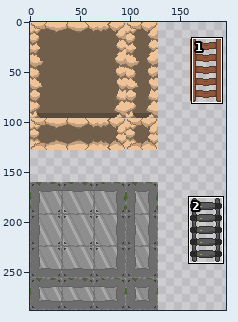
Sprite sheet -- After Woods/Assets/Resources/Sprites/Tileset.png. The picture above shows the old version from afar; the outline marks the close-up.
Close-up. Before the edit:
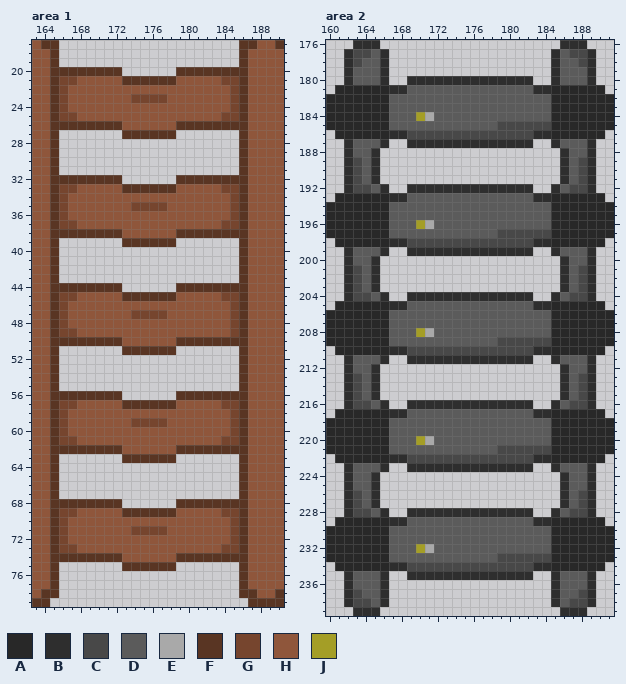
The file is 256x288 pixels. Colours within 5 levels of each other are drawn and written as one. Shown: area 1: x 163..190, y 17..79; area 2: x 160..191, y 176..239. The wide view leaves out empty margins.
Palette (. is transparent): A #282828  B #2e2e2e  C #484848  D #5b5b5b  E #a9a9a9  F #593523  G #76452e  H #8f563b  J #a49e26
Pixels before, area 1, first column x 163:
17 HFF....................FFHHF
18 HHF....................FHHHH
19 HHF....................FHHHH
20 HHFFFFFFFF......FFFFFFFFHHHH
21 HHFGGHHHHHFFFFFFHHHHHGGFHHHH
22 HHFGHHHHHHHHHHHHHHHHHHGFHHHH
23 HHFGHHHHHHHGGGGHHHHHHHGFHHHH
24 HHFGHHHHHHHHHHHHHHHHHHGFHHHH
25 HHFGGHHHHHHHHHHHHHHHHGGFHHHH
26 HHFFFFFFFFHHHHHHFFFFFFFFHHHH
27 HHF.......FFFFFF.......FHHHH
28 HHF....................FHHHH
29 HHF....................FHHHH
30 HHF....................FHHHH
31 HHF....................FHHHH
32 HHFFFFFFFF......FFFFFFFFHHHH
33 HHFGGHHHHHFFFFFFHHHHHGGFHHHH
34 HHFGHHHHHHHHHHHHHHHHHHGFHHHH
35 HHFGHHHHHHHGGGGHHHHHHHGFHHHH
36 HHFGHHHHHHHHHHHHHHHHHHGFHHHH
37 HHFGGHHHHHHHHHHHHHHHHGGFHHHH
38 HHFFFFFFFFHHHHHHFFFFFFFFHHHH
39 HHF.......FFFFFF.......FHHHH
40 HHF....................FHHHH
41 HHF....................FHHHH
42 HHF....................FHHHH
43 HHF....................FHHHH
44 HHFFFFFFFF......FFFFFFFFHHHH
45 HHFGGHHHHHFFFFFFHHHHHGGFHHHH
46 HHFGHHHHHHHHHHHHHHHHHHGFHHHH
47 HHFGHHHHHHHGGGGHHHHHHHGFHHHH
48 HHFGHHHHHHHHHHHHHHHHHHGFHHHH
49 HHFGGHHHHHHHHHHHHHHHHHGFHHHH
50 HHFFFFFFFFHHHHHHFFFFFFFFHHHH
51 HHF.......FFFFFF.......FHHHH
52 HHF....................FHHHH
53 HHF....................FHHHH
54 HHF....................FHHHH
55 HHF....................FHHHH
56 HHFFFFFFFF......FFFFFFFFHHHH
57 HHFGGHHHHHFFFFFFHHHHHGGFHHHH
58 HHFGHHHHHHHHHHHHHHHHHHGFHHHH
59 HHFGHHHHHHHGGGGHHHHHHHGFHHHH
60 HHFGHHHHHHHHHHHHHHHHHHGFHHHH
61 HHFGGHHHHHHHHHHHHHHHHGGFHHHH
62 HHFFFFFFFFHHHHHHFFFFFFFFHHHH
63 HHF.......FFFFFF.......FHHHH
64 HHF....................FHHHH
65 HHF....................FHHHH
66 HHF....................FHHHH
67 HHF....................FHHHH
68 HHFFFFFFFF......FFFFFFFFHHHH
69 HHFGGHHHHHFFFFFFHHHHHGGFHHHH
70 HHFGHHHHHHHHHHHHHHHHHHGFHHHH
71 HHFGHHHHHHHGGGGHHHHHHHGFHHHH
72 HHFGHHHHHHHHHHHHHHHHHHGFHHHH
73 HHFGGHHHHHHHHHHHHHHHHGGFHHHH
74 HHFFFFFFFFHHHHHHFFFFFFFFHHHH
75 HHF.......FFFFFF.......FHHHH
76 HHF....................FHHHH
77 HHF....................FHHHH
78 HFF....................FFHHF
79 FF......................FFFF
Pixels before, area 2, first column x 160:
176 ...BBB....................BBB...
177 ..BCCDB..................BDCCB..
178 ..BCDDB..................BDDCB..
179 ..BDDDB..................BDDDB..
180 ..BDDDB..BBBBBBBBBBBBBB..BDDDB..
181 .AAAAAABBDDDDDDDDDDDDDDBBAAAAAA.
182 AAAAAAADDDDDDDDDDDDDDDDDDAAAAAAA
183 AAAAAAADDDDDDDDDDDDDDDDDDAAAAAAA
184 AAAAAAADDDJEDDDDDDDDDDDDDAAAAAAA
185 AAAAAAADDDDDDDDDDDDCCCCCCAAAAAAA
186 .AAAAAABBCCCCCCCCCCCCCCBBAAAAAA.
187 ..BDDDB..BBBBBBBBBBBBBB..BDDDB..
188 ..BDDB....................BDDB..
189 ..BCDB....................BDCB..
190 ..BCDB....................BDCB..
191 ..BCDB....................BDCB..
192 ..BCCDB..BBBBBBBBBBBBBB..BDCCB..
193 .AAAAAABBDDDDDDDDDDDDDDBBAAAAAA.
194 AAAAAAADDDDDDDDDDDDDDDDDDAAAAAAA
195 AAAAAAADDDDDDDDDDDDDDDDDDAAAAAAA
196 AAAAAAADDDJEDDDDDDDDDDDDDAAAAAAA
197 AAAAAAADDDDDDDDDDDDCCCCCCAAAAAAA
198 .AAAAAABBCCCCCCCCCCCCCCBBAAAAAA.
199 ..BDDDB..BBBBBBBBBBBBBB..BDDDB..
200 ..BDDB....................BDDB..
201 ..BCDB....................BDCB..
202 ..BCDB....................BDCB..
203 ..BCDB....................BDCB..
204 ..BCCDB..BBBBBBBBBBBBBB..BDCCB..
205 .AAAAAABBDDDDDDDDDDDDDDBBAAAAAA.
206 AAAAAAADDDDDDDDDDDDDDDDDDAAAAAAA
207 AAAAAAADDDDDDDDDDDDDDDDDDAAAAAAA
208 AAAAAAADDDJEDDDDDDDDDDDDDAAAAAAA
209 AAAAAAADDDDDDDDDDDDCCCCCCAAAAAAA
210 .AAAAAABBCCCCCCCCCCCCCCBBAAAAAA.
211 ..BDDDB..BBBBBBBBBBBBBB..BDDDB..
212 ..BDDB....................BDDB..
213 ..BCDB....................BDCB..
214 ..BCDB....................BDCB..
215 ..BCDB....................BDCB..
216 ..BCCDB..BBBBBBBBBBBBBB..BDCCB..
217 .AAAAAABBDDDDDDDDDDDDDDBBAAAAAA.
218 AAAAAAADDDDDDDDDDDDDDDDDDAAAAAAA
219 AAAAAAADDDDDDDDDDDDDDDDDDAAAAAAA
220 AAAAAAADDDJEDDDDDDDDDDDDDAAAAAAA
221 AAAAAAADDDDDDDDDDDDCCCCCCAAAAAAA
222 .AAAAAABBCCCCCCCCCCCCCCBBAAAAAA.
223 ..BDDDB..BBBBBBBBBBBBBB..BDDDB..
224 ..BDDB....................BDDB..
225 ..BDDB....................BDDB..
226 ..BCDB....................BDCB..
227 ..BCDB....................BDCB..
228 ..BCCDB..BBBBBBBBBBBBBB..BDCCB..
229 .AAAAAABBDDDDDDDDDDDDDDBBAAAAAA.
230 AAAAAAADDDDDDDDDDDDDDDDDDAAAAAAA
231 AAAAAAADDDDDDDDDDDDDDDDDDAAAAAAA
232 AAAAAAADDDJEDDDDDDDDDDDDDAAAAAAA
233 AAAAAAADDDDDDDDDDDDCCCCCCAAAAAAA
234 .AAAAAABBCCCCCCCCCCCCCCBBAAAAAA.
235 ..BDDDB..BBBBBBBBBBBBBB..BDDDB..
236 ..BDDDB..................BDDDB..
237 ..BCDDB..................BDDCB..
238 ..BCCDB..................BDCCB..
239 ...BBB....................BBB...
Now the later version:
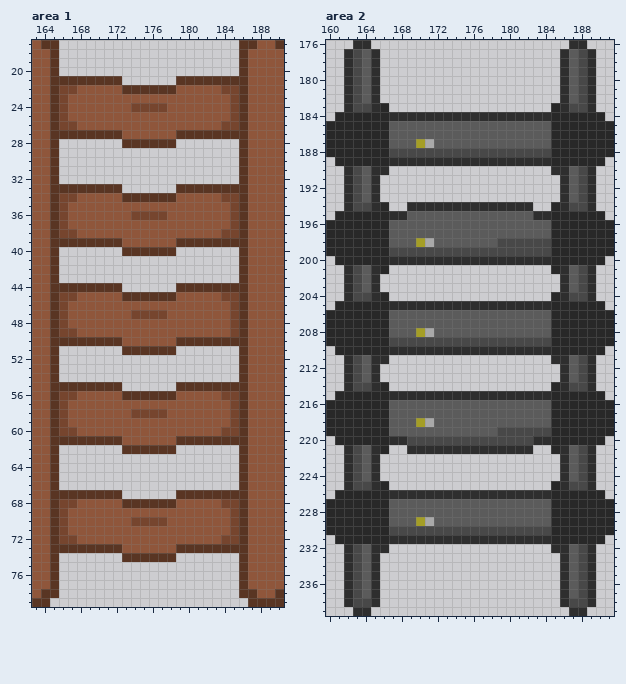
Changes in this commit:
Changed rows in their new state; - is an unchanged pixel.
Area 1:
first column x 166:
20 .......------.......
21 FFFFFFF......FFFFFFF
22 -G-----FFFFFF-----G-
23 --------HHHH--------
24 --------GGGG--------
25 -H----------------H-
26 GGHHHHH------HHHHHGG
27 FFFFFFFHHHHHHFFFFFFF
28 -------FFFFFF-------
first column x 166:
32 .......------.......
33 FFFFFFF......FFFFFFF
34 -G-----FFFFFF-----G-
35 --------HHHH--------
36 --------GGGG--------
37 -H----------------H-
38 GGHHHHH------HHHHHGG
39 FFFFFFFHHHHHHFFFFFFF
40 -------FFFFFF-------
first column x 166:
55 FFFFFFF------FFFFFFF
56 GGHHHHHFFFFFFHHHHHGG
57 -H-----HHHHHH-----H-
58 --------GGGG--------
59 --------HHHH--------
60 -G----------------G-
61 FFFFFFF------FFFFFFF
62 .......FFFFFF.......
63 -------......-------
first column x 166:
67 FFFFFFF------FFFFFFF
68 GGHHHHHFFFFFFHHHHHGG
69 -H-----HHHHHH-----H-
70 --------GGGG--------
71 --------HHHH--------
72 -G----------------G-
73 FFFFFFF------FFFFFFF
74 .......FFFFFF.......
75 -------......-------
Area 2:
first column x 160:
176 -----.--------------------.-----
177 ----DB.------------------.BD----
178 -----B.------------------.B-----
179 ---C-B.------------------.B-C---
180 ---C-B.--..............--.B-C---
181 -.BCDB....................BDCB.-
182 ..BCDB....................BDCB..
183 ..BCCB-..................-BCCB..
184 .------BBBBBBBBBBBBBBBBBB------.
185 -------------------DDDDDD-------
186 A------DDDDDDDDDDDDDDDDDD------A
187 AAAAAAADDDJEDDDDDDDDDDDDDAAAAAAA
188 AAAAAAACCCCCCCCCCCCCCCCCCAAAAAAA
189 -AAAAAABBBBBBBBBBBBBBBBBBAAAAAA-
190 ------B------------------B------
192 ----DB.--..............--.BD----
193 -.BCDB....................BDCB.-
194 ..BCCB-..BBBBBBBBBBBBBB..-BCCB..
195 .------BB--------------BB------.
196 ----------DD--------------------
197 -------------------DDDDDD-------
198 A------DDDJEDDDDDDD----CC------A
199 AAAAAAACCCCCCCCCCCCCCCCCCAAAAAAA
200 -AAAAAABBBBBBBBBBBBBBBBBBAAAAAA-
201 ------A------------------A------
204 -----BA--..............--AB-----
205 ---------BBBBBBBBBBBBBB---------
first column x 160:
209 -------CCCCCCCCCCCC-------------
210 ---------BBBBBBBBBBBBBB---------
211 ---C-B---..............---B-C---
212 ---C------------------------C---
214 ----C-A------------------A-C----
215 -AAAAAABBBBBBBBBBBBBBBBBBAAAAAA-
216 AAAAAAADDDDDDDDDDDDDDDDDDAAAAAAA
217 A------DD--------------DD------A
218 ----------JE--------------------
219 -------------------CCCCCC-------
220 .------BBCCCCCCCCCCCCCCBB------.
221 ..BCDB-..BBBBBBBBBBBBBB..-BDCB..
222 -.BCDB....................BDCB.-
223 ---C-B.--..............--.B-C---
224 ---C------------------------C---
225 ---CC-A------------------A-CC---
226 -AAAAAABBBBBBBBBBBBBBBBBBAAAAAA-
227 AAAAAAADDDDDDDDDDDDDDDDDDAAAAAAA
228 AAAAAAADDDDDDDDDDDDDDDDDDAAAAAAA
229 A------DD-JE-----------DD------A
230 -------CCCCCCCCCCCCCCCCCC-------
231 .------BBBBBBBBBBBBBBBBBB------.
232 ..BCDBB..................BBDCB..
233 ..BCDB....................BDCB..
234 -.BCDB....................BDCB.-
235 ---C-B.--..............--.B-C---
236 ---C-B.------------------.B-C---
237 -----B.------------------.B-----
238 -----B.------------------.B-----
239 -----.--------------------.-----
Changed places in both close-ups, as pixel boxes (x1, y1, x2, y2):
changed: (59, 67, 239, 148)
changed: (59, 175, 239, 256)
changed: (59, 382, 239, 571)
changed: (326, 40, 614, 310)
changed: (326, 337, 614, 616)
